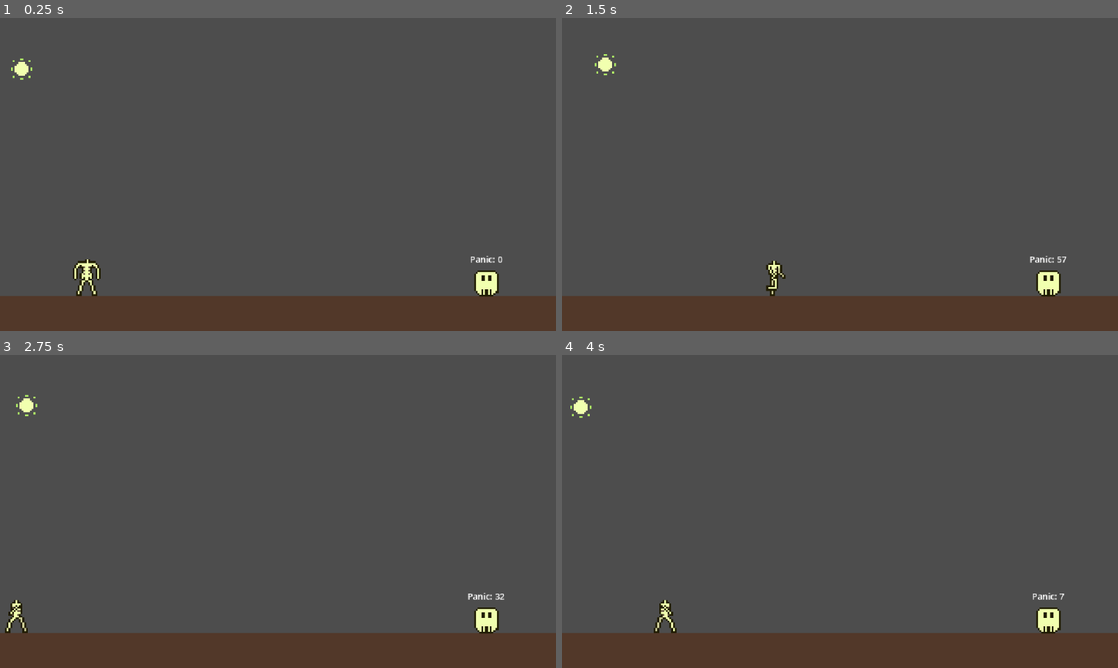
Above: before the commit, frames 1-4 (two rows, left to right).
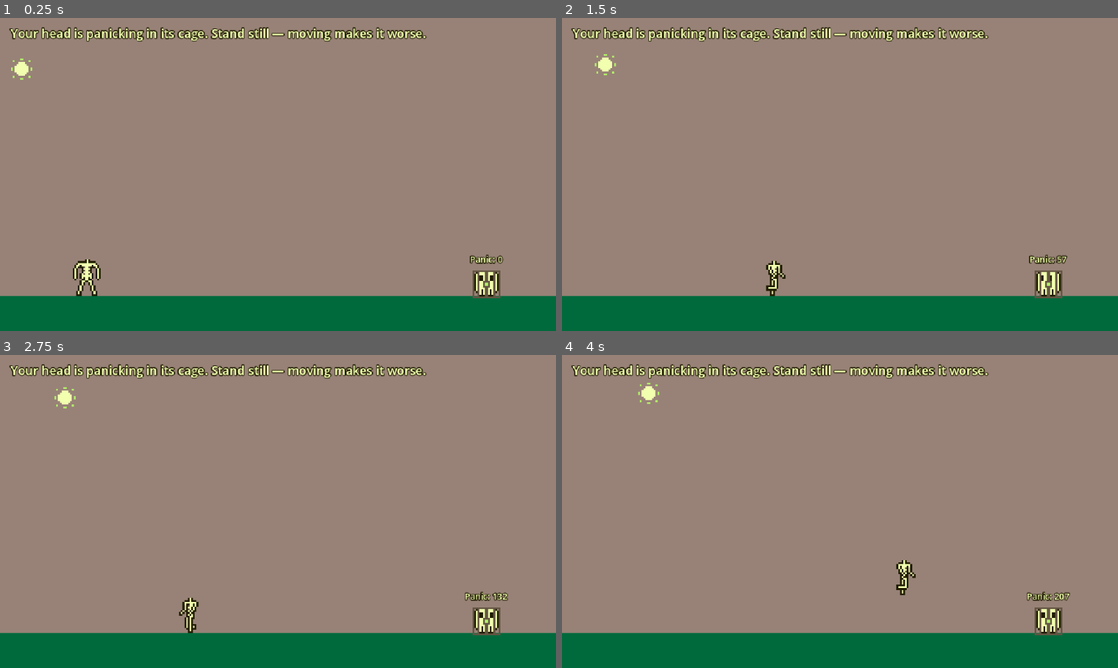
Above: after the commit, the same moments.

Repository: tucksravin/dont-lose-your-head
Game: Godot game, scene res://scenes/days/day_panic.tscn
Same seed, same stepped clock (60 frames per second), same inputs: the game is played once before the commit and once after it. This scene is started directly instead of the project's main scene.
Inputs:
- Up to frame 1 (0.25 s): no input
- Up to frame 2 (1.5 s): hold D (move_right) from 0.53 s (still down); tap E (interact) at 0.6, 1.35 s; tap Space (jump) at 0.77 s
- Up to frame 3 (2.75 s): tap Space (jump) at 1.52 s; release D (move_right) at 2.03 s; hold A (move_left) from 2.03 s (still down); tap E (interact) at 2.1 s
- Up to frame 4 (4 s): release A (move_left) at 2.78 s; hold D (move_right) from 2.78 s (still down); tap E (interact) at 2.85, 3.6 s; tap Space (jump) at 3.02, 3.77 s

The runs differ from the first frame. In frame 1, 99% of the frame differs, in the area x 0-100%, y 0-100%; in frame 2, 99%; in frame 3, 100%; in frame 4, 100%.

Commit message:
Panic day playable: caged head, stillness win, retuned panic; bridge art in Sean's day
- head_frames.tres: loose / imprisoned (Tucker's 4-frame cage tag) / wink.
  head.tscn Visual -> AnimatedSprite2D, same geometry. head.gd gains
  'caged' and set_agitation().
- stillness_goal.gd/.tscn: the win is holding still for 3s, satisfying a
  WinCondition — same shape as SpatialGoal.
- panic_counter.gd: was +1 per physics frame with max 100, i.e. the day failed
  after 1.68s of walking. Now per-second rates with recovery while still, max
  400 (~6.7s of movement), drives the cage loop 1x->4x with the meter, and
  only emits when the integer changes. Debug prints removed.
- day_panic.tscn: sky, palette floor, caged head, stillness goal, instruction.
- platforming_day.tscn: bridge is now 3 tiles of bridge.png over a palette deck.

Verified: all scenes and the full chain clean; still -> win in ~2.8s; moving ->
fail at 6.67s with speed_scale 1.0/2.50/4.00; ending seating unchanged.

Diff:
--- /dev/null
+++ b/assets/sprites/head_frames.tres
@@ -0,0 +1,60 @@
+[gd_resource type="SpriteFrames" load_steps=8 format=3]
+
+[ext_resource type="Texture2D" uid="uid://bt3yxj13o0lfa" path="res://assets/sprites/head_front.png" id="1_front"]
+[ext_resource type="Texture2D" uid="uid://ds52tev5jl026" path="res://assets/sprites/head_keyed.png" id="2_keyed"]
+
+[sub_resource type="AtlasTexture" id="AtlasTexture_c0"]
+atlas = ExtResource("2_keyed")
+region = Rect2(64, 0, 16, 16)
+
+[sub_resource type="AtlasTexture" id="AtlasTexture_c1"]
+atlas = ExtResource("2_keyed")
+region = Rect2(80, 0, 16, 16)
+
+[sub_resource type="AtlasTexture" id="AtlasTexture_c2"]
+atlas = ExtResource("2_keyed")
+region = Rect2(96, 0, 16, 16)
+
+[sub_resource type="AtlasTexture" id="AtlasTexture_c3"]
+atlas = ExtResource("2_keyed")
+region = Rect2(112, 0, 16, 16)
+
+[sub_resource type="AtlasTexture" id="AtlasTexture_wink"]
+atlas = ExtResource("2_keyed")
+region = Rect2(48, 0, 16, 16)
+
+[resource]
+animations = [{
+"frames": [{
+"duration": 1.0,
+"texture": SubResource("AtlasTexture_c0")
+}, {
+"duration": 1.0,
+"texture": SubResource("AtlasTexture_c1")
+}, {
+"duration": 1.0,
+"texture": SubResource("AtlasTexture_c2")
+}, {
+"duration": 1.0,
+"texture": SubResource("AtlasTexture_c3")
+}],
+"loop": true,
+"name": &"imprisoned",
+"speed": 10.0
+}, {
+"frames": [{
+"duration": 1.0,
+"texture": ExtResource("1_front")
+}],
+"loop": true,
+"name": &"loose",
+"speed": 5.0
+}, {
+"frames": [{
+"duration": 1.0,
+"texture": SubResource("AtlasTexture_wink")
+}],
+"loop": true,
+"name": &"wink",
+"speed": 5.0
+}]
--- a/scenes/days/day_panic.tscn
+++ b/scenes/days/day_panic.tscn
@@ -6,14 +6,23 @@
 [ext_resource type="PackedScene" uid="uid://bhou4a7r04mw5" path="res://scenes/sun/sun.tscn" id="5_jila2"]
 [ext_resource type="PackedScene" uid="uid://dw8hb3tpyauj6" path="res://scenes/gameplay/panic_counter.tscn" id="6_panic_counter"]
 [ext_resource type="Script" uid="uid://omcistp86lxg" path="res://scenes/gameplay/panic_label.gd" id="7_panic_label"]
+[ext_resource type="PackedScene" path="res://scenes/gameplay/stillness_goal.tscn" id="8_stillness"]
 
 [sub_resource type="RectangleShape2D" id="RectangleShape2D_floor"]
 size = Vector2(640, 40)
 
 [sub_resource type="LabelSettings" id="LabelSettings_panic"]
 font_size = 10
+font_color = Color(0.945098039215686, 1, 0.686274509803922, 1)
+outline_size = 4
+outline_color = Color(0.125490196078431, 0.109803921568627, 0.007843137254902, 1)
 
 [node name="DayPanic" type="Node2D" unique_id=1567717338]
+
+[node name="Background" type="Polygon2D" parent="."]
+z_index = -1
+polygon = PackedVector2Array(0, 0, 640, 0, 640, 360, 0, 360)
+color = Color(0.596078431372549, 0.509803921568627, 0.466666666666667, 1)
 
 [node name="Camera" type="Camera2D" parent="." unique_id=453660723]
 position = Vector2(320, 180)
@@ -29,13 +38,14 @@
 offset_right = 640.0
 offset_bottom = 360.0
 mouse_filter = 2
-color = Color(0.32, 0.22, 0.16, 1)
+color = Color(0, 0.415686274509804, 0.23921568627451, 1)
 
 [node name="Body" parent="." unique_id=1999184252 instance=ExtResource("1_uxlmw")]
 position = Vector2(100, 320)
 
 [node name="Head" parent="." unique_id=439176854 instance=ExtResource("2_wgxpk")]
 position = Vector2(560, 306)
+caged = true
 
 [node name="PanicLabel" type="Label" parent="Head" unique_id=1408601503 node_paths=PackedStringArray("counter")]
 offset_left = -30.0
@@ -53,4 +63,19 @@
 
 [node name="PanicCounter" parent="." unique_id=1147921961 instance=ExtResource("6_panic_counter")]
 
+[node name="StillnessGoal" parent="." instance=ExtResource("8_stillness")]
+key = "mind"
+seconds_required = 3.0
+
+[node name="Instruction" type="Label" parent="."]
+offset_left = 12.0
+offset_top = 8.0
+offset_right = 628.0
+offset_bottom = 32.0
+theme_override_colors/font_color = Color(0.945098039215686, 1, 0.686274509803922, 1)
+theme_override_colors/font_outline_color = Color(0.125490196078431, 0.109803921568627, 0.007843137254902, 1)
+theme_override_constants/outline_size = 4
+theme_override_font_sizes/font_size = 14
+text = "Your head is panicking in its cage. Stand still — moving makes it worse."
+
 [node name="Sun" parent="." unique_id=837465219 instance=ExtResource("5_jila2")]
--- a/scenes/days/platforming_day.tscn
+++ b/scenes/days/platforming_day.tscn
@@ -7,6 +7,7 @@
 [ext_resource type="PackedScene" uid="uid://bhou4a7r04mw5" path="res://scenes/sun/sun.tscn" id="5_sun"]
 [ext_resource type="PackedScene" path="res://scenes/ui/game_over.tscn" id="6_game_over"]
 [ext_resource type="Script" path="res://scenes/gameplay/win_condition_manager.gd" id="7_wc_manager"]
+[ext_resource type="Texture2D" uid="uid://dvglcr4kgfj7k" path="res://assets/sprites/bridge.png" id="8_bridge_tex"]
 
 [sub_resource type="RectangleShape2D" id="RectangleShape2D_floor_left"]
 size = Vector2(240, 40)
@@ -126,13 +127,21 @@
 position = Vector2(320, 340)
 shape = SubResource("RectangleShape2D_bridge")
 
-[node name="Visual" type="ColorRect" parent="Bridge"]
+[node name="Deck" type="ColorRect" parent="Bridge"]
 offset_left = 240.0
 offset_top = 320.0
 offset_right = 400.0
 offset_bottom = 360.0
 mouse_filter = 2
 color = Color(0.392156862745098, 0.333333333333333, 0.262745098039216, 1)
+
+[node name="Visual" type="Sprite2D" parent="Bridge"]
+texture_repeat = 2
+position = Vector2(320, 328)
+scale = Vector2(2, 2)
+texture = ExtResource("8_bridge_tex")
+region_enabled = true
+region_rect = Rect2(0, 0, 78, 8)
 
 [node name="Pit" type="Area2D" parent="."]
 
--- a/scenes/gameplay/panic_counter.gd
+++ b/scenes/gameplay/panic_counter.gd
@@ -1,44 +1,72 @@
 extends Node
 class_name PanicCounter
-## Tracks how "panicked" the day is — a day_panic-local fail condition
-## alongside the sun timer. Adds panic every physics frame the body has
-## nonzero velocity (walking counts; so does falling); once it reaches
-## max_panic, the day fails via Events.day_failed, the same escape hatch
-## the sun timer uses.
+## Tracks how "panicked" the caged head is — day_panic's fail condition,
+## alongside the sun timer. Moving the body winds panic up; holding still lets
+## it fall again. At max_panic the day fails via Events.day_failed, the same
+## escape hatch the sun timer uses.
 ##
-## Finds the body by group rather than a wired NodePath — the same way Game
-## finds "the" head — so dropping this into a day needs no per-instance setup.
+## It also drives the head's cage animation: the more panicked, the faster the
+## head rattles (Head.set_agitation()). That is the whole read of the day —
+## the player learns "when I move, it gets worse" from the picture, not the number.
+##
+## Finds the body and the head by group rather than wired NodePaths — the same
+## way Game finds "the" head — so dropping this into a day needs no setup.
 
-## How much panic each physics frame of movement adds.
-@export var panic_per_move: int = 1
-## Panic value that fails the day.
-@export var max_panic: int = 100
+## Panic added per second of movement.
+@export var panic_per_second: float = 60.0
+## Panic removed per second while the body is still. Set 0 for no recovery —
+## then any movement is permanent progress toward failing.
+@export var calm_per_second: float = 45.0
+## Panic value that fails the day. At the defaults that is ~6.7 s of solid
+## movement from calm, and ~9 s to recover from full.
+@export var max_panic: float = 400.0
+## Speed below which the body counts as still (px/s).
+@export var still_speed: float = 1.0
+## Cage-animation speed at 0 panic and at max panic. The head visibly rattles
+## faster as the meter climbs.
+@export var calm_agitation: float = 1.0
+@export var frantic_agitation: float = 4.0
 
 ## Emitted whenever `value` changes — the panic display listens to this.
 signal panic_changed(value: int)
 
-var value: int = 0
+var value: float = 0.0
 
 var _body: CharacterBody2D
+var _head: Node
 var _failed: bool = false
+var _last_reported: int = -1
 
 
 func _ready() -> void:
 	add_to_group("panic_counter")
 	_body = get_tree().get_first_node_in_group("body") as CharacterBody2D
+	_head = get_tree().get_first_node_in_group("head")
 
 
-func _physics_process(_delta: float) -> void:
+func _physics_process(delta: float) -> void:
 	if _failed or _body == null:
 		return
-	if _body.velocity != Vector2.ZERO:
-		_add(panic_per_move)
 
+	var moving: bool = _body.velocity.length() > still_speed
+	value = clampf(value + (panic_per_second if moving else -calm_per_second) * delta,
+			0.0, max_panic)
 
-func _add(amount: int) -> void:
-	print("Hi I'm adding")
-	value = mini(value + amount, max_panic)
-	panic_changed.emit(value)
+	# Report only when the whole number changes: the label redraws ~60x/s otherwise.
+	var shown: int = int(value)
+	if shown != _last_reported:
+		_last_reported = shown
+		panic_changed.emit(shown)
+
+	if _head != null and _head.has_method("set_agitation"):
+		_head.call("set_agitation",
+				lerpf(calm_agitation, frantic_agitation, value / max_panic))
+
 	if value >= max_panic:
 		_failed = true
 		Events.day_failed.emit("panic")
+
+
+## 0.0–1.0, for a HUD that wants a bar rather than a number.
+func ratio() -> float:
+	return value / max_panic
--- a/scenes/gameplay/panic_label.gd
+++ b/scenes/gameplay/panic_label.gd
@@ -11,11 +11,10 @@
 func _ready() -> void:
 	if counter:
 		counter.panic_changed.connect(_on_panic_changed)
-		_on_panic_changed(counter.value)
+		_on_panic_changed(int(counter.value))
 	else:
-		print("NO COUNTER")
+		push_warning("PanicLabel has no PanicCounter assigned — it will never update.")
 
 
 func _on_panic_changed(value: int) -> void:
-	print("on_panic")
 	text = "Panic: %d" % value
--- /dev/null
+++ b/scenes/gameplay/stillness_goal.gd
@@ -0,0 +1,54 @@
+extends Node
+class_name StillnessGoal
+## The day_panic win: stand still long enough and the need is met.
+##
+## Mirrors SpatialGoal's shape — a thing in the world that watches for something
+## and calls satisfy() on its child WinCondition. SpatialGoal watches *where* the
+## body is; this watches whether it is moving at all. The WinCondition itself
+## still knows nothing about how it was met (DESIGN.md §2.2).
+##
+## Finds the body by group rather than a wired path, the same idiom head.gd and
+## PanicCounter use, so dropping this into a day needs no per-instance setup.
+
+## Which need standing still satisfies. Set per instance in the day.
+@export_enum("body", "mind") var key: String = "mind"
+## Seconds of stillness required. Moving resets the clock to zero.
+@export var seconds_required: float = 3.0
+## Speed below which the body counts as "not moving" (px/s). A hair above zero so
+## floor jitter and gravity settling don't read as movement.
+@export var still_speed: float = 1.0
+
+## Emitted every frame the player is holding still, with 0.0–1.0 progress, so a
+## HUD (TASKS.md T7) can show a "calming down" meter without polling this node.
+signal stillness_progress(ratio: float)
+
+@onready var condition: WinCondition = $WinCondition
+
+var _body: CharacterBody2D
+var _still_for: float = 0.0
+
+
+func _ready() -> void:
+	condition.key = key
+	_body = get_tree().get_first_node_in_group("body") as CharacterBody2D
+	if _body == null:
+		push_warning("StillnessGoal: no node in group 'body' — this goal can never be met.")
+
+
+func _physics_process(delta: float) -> void:
+	if _body == null or condition.is_satisfied:
+		return
+	if _body.velocity.length() <= still_speed:
+		_still_for += delta
+		stillness_progress.emit(clampf(_still_for / seconds_required, 0.0, 1.0))
+		if _still_for >= seconds_required:
+			condition.satisfy()
+	elif _still_for > 0.0:
+		_still_for = 0.0
+		stillness_progress.emit(0.0)
+
+
+## How close the player is to meeting this need, 0.0–1.0. For a HUD or a day
+## script that wants to poll instead of listening.
+func progress() -> float:
+	return clampf(_still_for / seconds_required, 0.0, 1.0)
--- /dev/null
+++ b/scenes/gameplay/stillness_goal.tscn
@@ -0,0 +1,10 @@
+[gd_scene load_steps=3 format=3]
+
+[ext_resource type="Script" path="res://scenes/gameplay/stillness_goal.gd" id="1_stillness"]
+[ext_resource type="Script" path="res://scenes/gameplay/win_condition.gd" id="2_win_condition"]
+
+[node name="StillnessGoal" type="Node"]
+script = ExtResource("1_stillness")
+
+[node name="WinCondition" type="Node" parent="."]
+script = ExtResource("2_win_condition")
--- a/scenes/head/head.gd
+++ b/scenes/head/head.gd
@@ -37,11 +37,20 @@
 @export var spin_speed: float = 360.0
 ## Pixels past the viewport edge before left_scene fires, so it is fully hidden.
 @export var exit_margin: float = 64.0
+## Start this head caged — plays the "imprisoned" loop from head_frames.tres
+## instead of the plain head. Set it per instance in the day scene; day_panic
+## uses it. The cage is art only: nothing about release() changes.
+@export var caged: bool = false
 
 var _leaving: bool = false
 
+@onready var _sprite: AnimatedSprite2D = $Visual
+
 
 func _ready() -> void:
+	if caged:
+		_sprite.play(&"imprisoned")
+
 	# Groups are Godot's way to find "the one X in the current scene" without a
 	# hard node path. The Game autoload can't know where a day author put the
 	# head, so it looks it up by group instead.
@@ -59,6 +68,13 @@
 	if _is_off_screen():
 		set_physics_process(false)
 		left_scene.emit()
+
+
+## How fast the caged head's loop runs. 1.0 is the rate authored in
+## head_frames.tres; a day raises it to show the head getting agitated (day_panic
+## does this as panic climbs). Harmless on an uncaged head.
+func set_agitation(scale: float) -> void:
+	_sprite.speed_scale = maxf(scale, 0.0)
 
 
 ## Let the head go. Game calls this once every WinCondition is satisfied.
--- a/scenes/head/head.tscn
+++ b/scenes/head/head.tscn
@@ -1,7 +1,7 @@
 [gd_scene load_steps=4 format=3]
 
 [ext_resource type="Script" path="res://scenes/head/head.gd" id="1_head_script"]
-[ext_resource type="Texture2D" uid="uid://bt3yxj13o0lfa" path="res://assets/sprites/head_front.png" id="2_head_tex"]
+[ext_resource type="SpriteFrames" path="res://assets/sprites/head_frames.tres" id="2_head_frames"]
 
 [sub_resource type="RectangleShape2D" id="RectangleShape2D_head"]
 size = Vector2(28, 28)
@@ -13,6 +13,8 @@
 [node name="CollisionShape2D" type="CollisionShape2D" parent="."]
 shape = SubResource("RectangleShape2D_head")
 
-[node name="Visual" type="Sprite2D" parent="."]
+[node name="Visual" type="AnimatedSprite2D" parent="."]
 scale = Vector2(2, 2)
-texture = ExtResource("2_head_tex")
+sprite_frames = ExtResource("2_head_frames")
+animation = &"loose"
+autoplay = "loose"
Not shown, added: scenes/gameplay/stillness_goal.gd.uid
Not shown, changed: assets/sprites/README.md
Not shown, changed: journals/tucker.md
